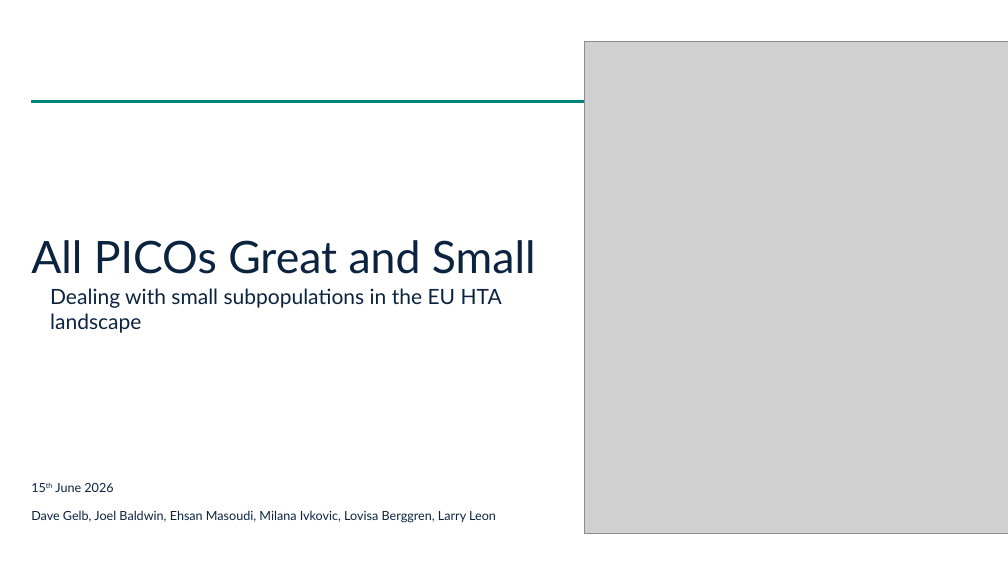
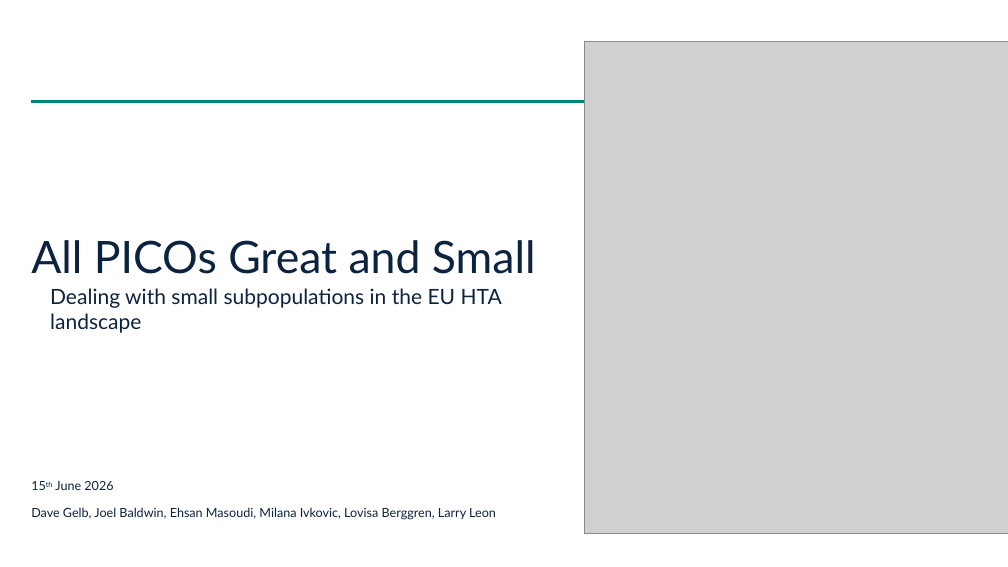
Before and after one commit to larry-leon/forestsearch, a slide deck: slide 1 of dev/temp_share/small picos psi LFL.pptx. Drawn at 1008x567 pixels with LibreOffice and Linux fonts; fonts in the diff are those of the drawing; grey boxes stand for pictures; background and template pictures are left out. Boxes give left, top, right and bottom in pixels: in the first picture for what was removed or moved away, otherwise in the second. Text is boxed around its words. In the diff, an @@ line names an element or a change of style, - is before the commit and + after.

```diff
--- a/dev/temp_share/small picos psi LFL.pptx
+++ b/dev/temp_share/small picos psi LFL.pptx
@@ text "15th June 2026" at box(31, 481, 496, 520): line spacing 1 to 0.9 @@
```
Also in this commit, not shown: 3 other slides changed.
